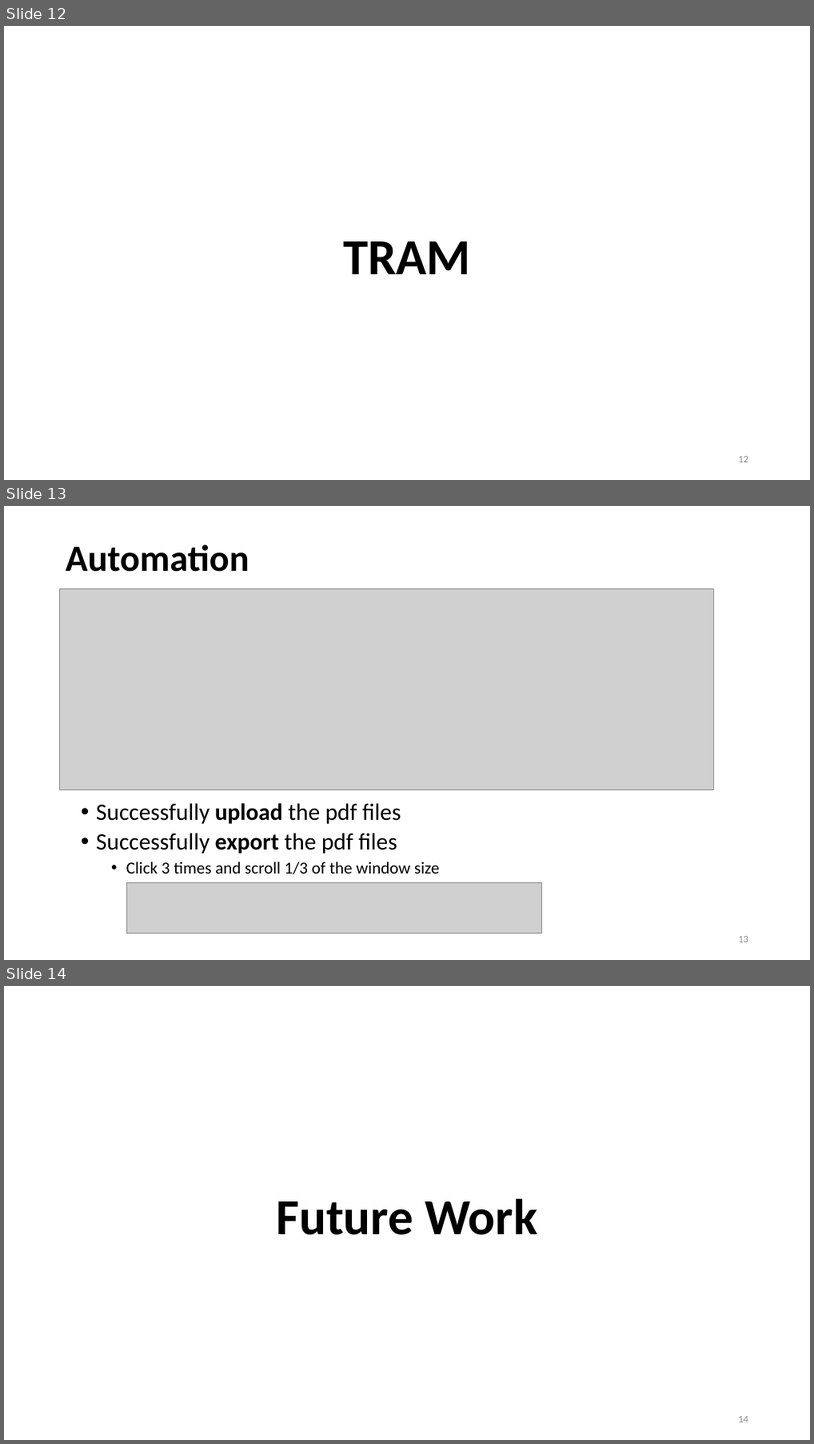
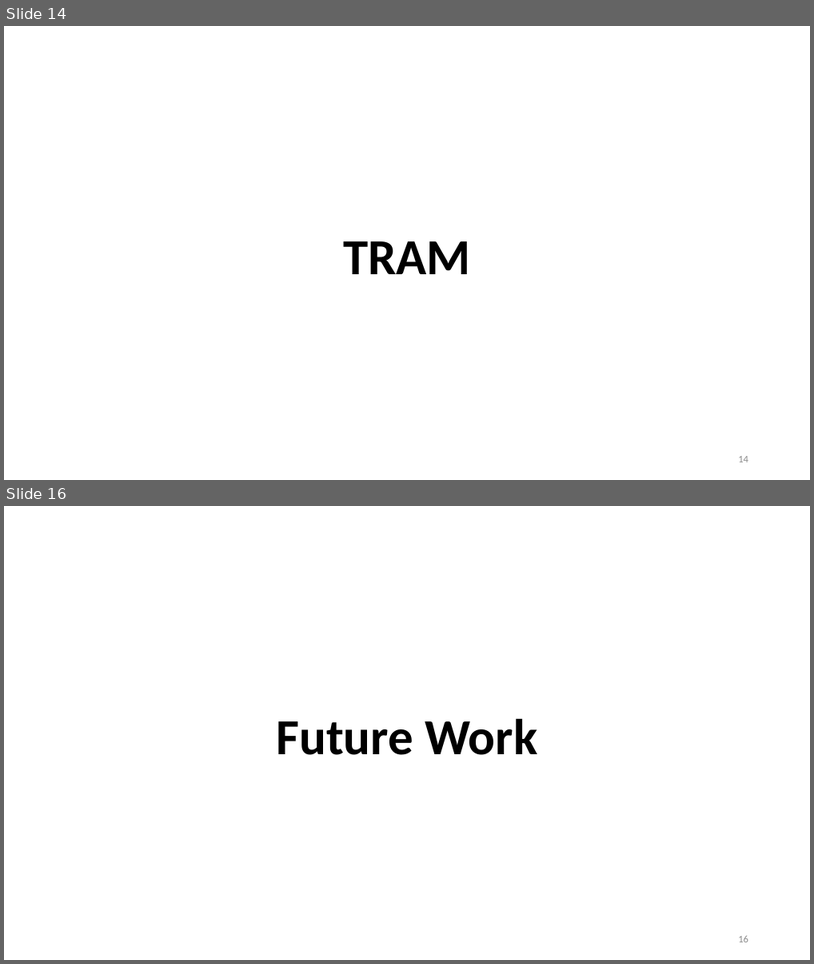
Before and after one commit to Bai1026/Intern-IIS, a slide deck: Meeting/Presentation_0809.pptx. Shown one above the other, each under a label of ours: slides 12, 13 and 14 before the commit, slides 14 and 16 after it; the slides between them are not shown. The pictures are 814x1444 and 814x964 pixels, drawn with LibreOffice and Linux fonts; fonts in the diff are those of the drawing; grey boxes stand for pictures. Boxes give left, top, right and bottom in pixels: in the first picture for what was removed or moved away, otherwise in the second. Text is boxed around its words. In the diff, an @@ line names an element or a change of style, - is before the commit and + after.

```diff
--- a/Meeting/Presentation_0809.pptx
+++ b/Meeting/Presentation_0809.pptx
@@ slide 13 removed at [4, 506, 810, 960], background #FFFFFF @@
@@ title removed at [66, 544, 250, 572] @@
-Automation
@@ picture removed at [60, 589, 714, 789] @@
@@ text removed at [96, 803, 439, 874] @@
-  • Successfully upload the pdf files
-  • Successfully export the pdf files
-    • Click 3 times and scroll 1/3 of the window size
@@ picture removed at [127, 882, 542, 932] @@
@@ page number removed at [738, 936, 749, 942] @@
-13
@@ what was slide 12 is now slide 14 @@
@@ page number at [738, 456, 749, 462]: text changed @@
-12
+14
@@ what was slide 14 is now slide 16 @@
@@ page number at [738, 935, 749, 942]: text changed @@
-14
+16
```
Also in this commit, not shown: 6 slides changed, 3 slides added, 8 other files.
